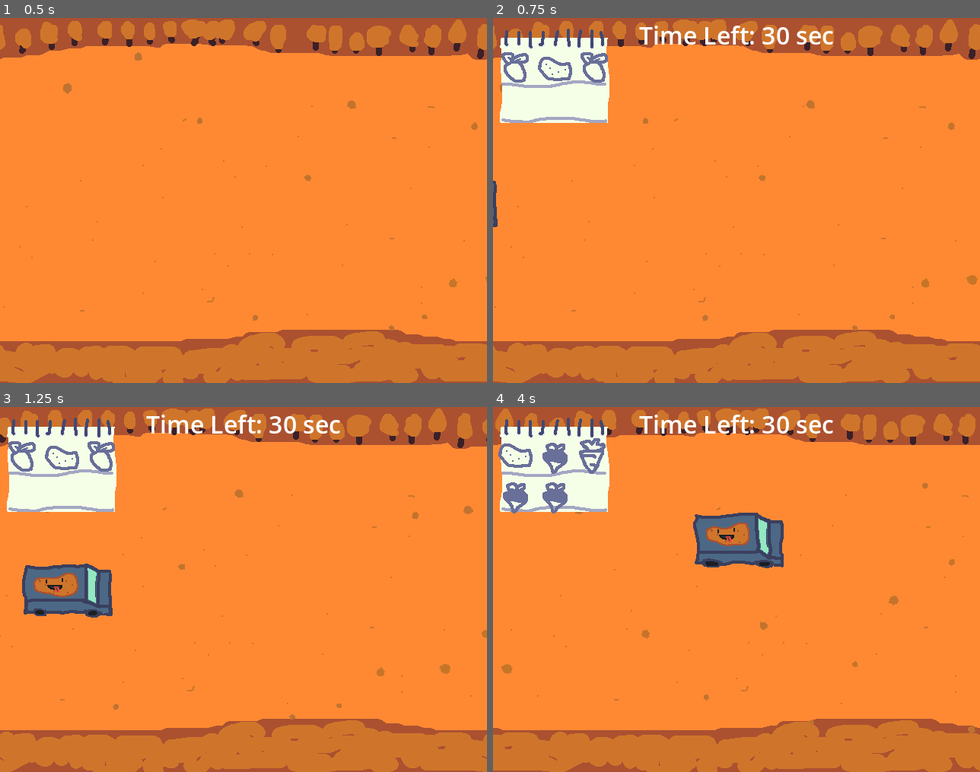
Above: before the commit, frames 1-4 (two rows, left to right).
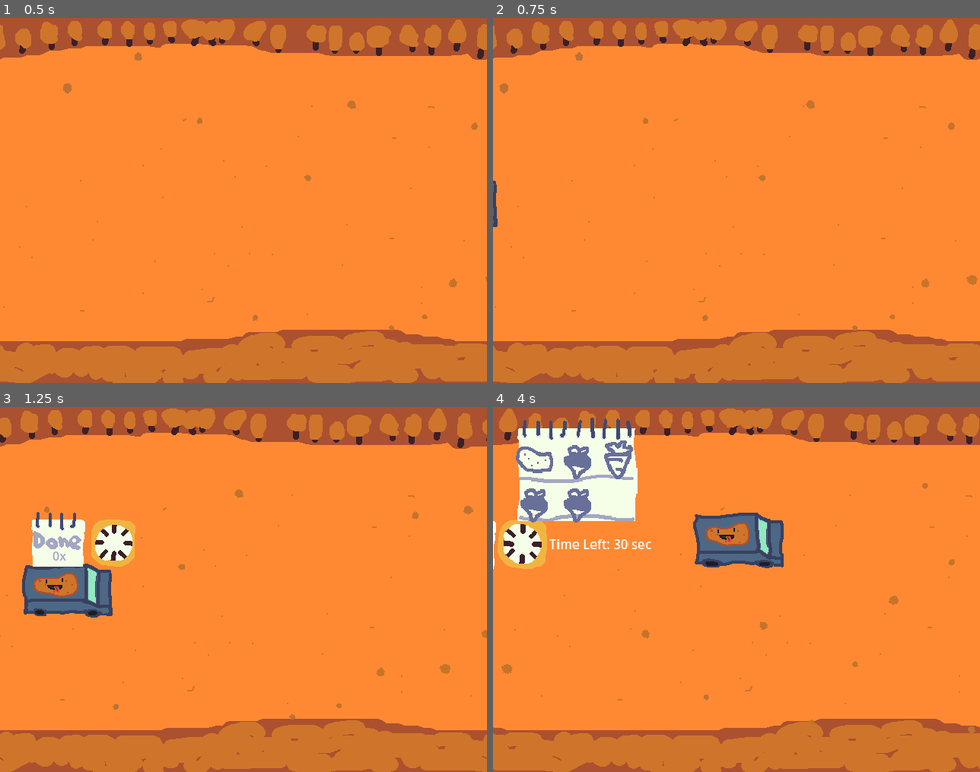
Above: after the commit, the same moments.

Repository: MatricsCode/Cozy-Fall-Jam
Game: Godot game, scene res://Scenes/Main/Main.tscn
Two runs of this game, one before a commit and one after it. Both use one fixed random seed, a clock stepped at 60 frames per second and the inputs below.
Inputs (mouse positions are in pixels of both pictures, inside the frame that each line leads up to):
- Up to frame 1 (0.5 s): no input
- Up to frame 2 (0.75 s): click (814, 185) at 0.5 s
- Up to frame 3 (1.25 s): no input
- Up to frame 4 (4 s): move the mouse to (843, 571) at 1.27 s; hold Right (Right) 1.28-2.03 s; move the mouse to (639, 607) at 2.02 s; hold Down (Down) 2.03-2.78 s; move the mouse to (785, 509) at 2.77 s; hold Right (Right) 2.78-3.5 s; click (653, 450) at 3.5 s

Frame 1 is identical in both runs. In frame 2, 6.0% of the frame differs, in the area x 1-70%, y 2-29%; in frame 3, 8.4%; in frame 4, 9.9%, in the area x 0-100%, y 0-100%.
Error before the commit: Attempt to call function '_spawn_in' in base 'null instance' on a null instance. (res://Code/UI/ending_menu.gd:18)

Commit message:
Adding Clock
Clcok rotation funny glitch

Diff:
--- /dev/null
+++ b/Code/UI/clock2.0.gd
@@ -0,0 +1,63 @@
+extends Control
+
+@onready var clock_body = $ClockBody
+@onready var clock_handle = $ClockHandle
+@onready var time_label = $Label
+@onready var timer = $Timer
+
+var time_left = 0
+var time_playing = 0
+
+var saftey_position : Vector2
+
+func _on_timer_timeout():
+	time_left -= 1
+	clock_handle.rotation_degrees += 45
+
+func _ready():
+	GlobalScript.start.connect(_start)
+	GlobalScript.lost.connect(_stop)
+	GlobalScript.stop.connect(_stop)
+
+	GlobalScript.new_recipe.connect(_more_time)
+
+	saftey_position = position
+	position.x -= 500
+
+func _start():
+	visible = true
+	var starter = get_tree().create_tween()
+
+	starter.set_parallel(true)
+
+	starter.tween_property(self, "position", saftey_position, 1).set_ease(Tween.EASE_IN_OUT).set_trans(Tween.TRANS_BACK)
+	starter.tween_property(self, "scale", Vector2(1,1), 1.3).set_ease(Tween.EASE_IN_OUT).set_trans(Tween.TRANS_BACK)
+
+	await starter.finished
+
+	time_left = 30
+	time_label.text = str("Time Left: ", time_left, " sec")
+	timer.start()
+func _stop():
+	var stopper = get_tree().create_tween()
+
+	stopper.set_parallel(true)
+
+	stopper.tween_property(self, "position", Vector2(saftey_position.x - 500, saftey_position.y), 1).set_ease(Tween.EASE_IN_OUT).set_trans(Tween.TRANS_BACK)
+	stopper.tween_property(self, "scale", Vector2.ZERO, 1.3).set_ease(Tween.EASE_IN_OUT).set_trans(Tween.TRANS_BACK)
+
+	await stopper.finished
+
+	time_label.text = ""
+	timer.stop()
+
+	visible = false
+func _more_time():
+	if GlobalScript.recipes_finished.size() == 0:
+		return
+
+	var multiplier = GlobalScript.recipes_finished.get(GlobalScript.recipes_finished.size()-1).size()
+	time_left += 3 * multiplier
+	time_label.text = str("Time Left: ", time_left, " sec")
+	timer.stop()
+	timer.start()
--- a/Code/UI/ending_menu.gd
+++ b/Code/UI/ending_menu.gd
@@ -15,7 +15,6 @@
 func _stoping_run():
 	visible = true
 	start._spawn_in()
-	settings._spawn_in()
 
 func _on_start_pressed():
 	GlobalScript._start_run()
--- a/Code/UI/notepad.gd
+++ b/Code/UI/notepad.gd
@@ -14,6 +14,7 @@
 
 
 var text_rects : Array
+var saftey_position : Vector2
 
 # Called when the node enters the scene tree for the first time.
 func _ready():
@@ -26,10 +27,16 @@
 
 	GlobalScript.new_recipe.connect(_label)
 
-	GlobalScript.stop.connect(_wipe)
-	GlobalScript.lost.connect(_wipe)
+	GlobalScript.start.connect(_start)
+
+	GlobalScript.stop.connect(_stop)
+	GlobalScript.lost.connect(_stop)
 
 	GlobalScript.vegtable_collected.connect(_check)
+
+	saftey_position = position
+	position.x -= 500
+
 #
 #func _move_notepad():
 	#if postition == Vector2.ZERO:
@@ -94,6 +101,25 @@
 			i.texture = new_texture
 			break
 
+func _start():
+	var starter = get_tree().create_tween()
+
+	starter.set_parallel(true)
+
+	starter.tween_property(self, "position", saftey_position, 1.3).set_ease(Tween.EASE_IN_OUT).set_trans(Tween.TRANS_BACK)
+	starter.tween_property(self, "scale", Vector2(1,1), 1.5).set_ease(Tween.EASE_IN_OUT).set_trans(Tween.TRANS_BACK)
+func _stop():
+	_wipe()
+	var stopper = get_tree().create_tween()
+
+	stopper.set_parallel(true)
+
+	stopper.tween_property(self, "position", Vector2(saftey_position.x - 500, saftey_position.y), 1.3).set_ease(Tween.EASE_IN_OUT).set_trans(Tween.TRANS_BACK)
+	stopper.tween_property(self, "scale", Vector2.ZERO, 1.5).set_ease(Tween.EASE_IN_OUT).set_trans(Tween.TRANS_BACK)
+
+	await stopper.finished
+
+	visible = false
 
 func _on_mouse_entered():
 	var excited = get_tree().create_tween()
--- /dev/null
+++ b/Code/UI/recipes done.gd
@@ -0,0 +1,44 @@
+extends TextureRect
+
+@onready var label = $Label
+
+var counter = -1
+
+var saftey_position : Vector2
+
+# Called when the node enters the scene tree for the first time.
+func _ready():
+	GlobalScript.start.connect(_start)
+	GlobalScript.lost.connect(_stop)
+	GlobalScript.stop.connect(_stop)
+
+	GlobalScript.new_recipe.connect(_increase_number)
+
+	saftey_position = position
+	position.x -= 500
+
+func _increase_number():
+	counter += 1
+	label.text = str(counter, "x")
+
+func _start():
+	visible = true
+	var starter = get_tree().create_tween()
+
+	starter.set_parallel(true)
+
+	starter.tween_property(self, "position", saftey_position, 1).set_ease(Tween.EASE_IN_OUT).set_trans(Tween.TRANS_BACK)
+	starter.tween_property(self, "scale", Vector2(1,1), 1.3).set_ease(Tween.EASE_IN_OUT).set_trans(Tween.TRANS_BACK)
+
+func _stop():
+	var stopper = get_tree().create_tween()
+
+	stopper.set_parallel(true)
+
+	stopper.tween_property(self, "position", Vector2(saftey_position.x - 500, saftey_position.y), 1).set_ease(Tween.EASE_IN_OUT).set_trans(Tween.TRANS_BACK)
+	stopper.tween_property(self, "scale", Vector2.ZERO, 1.3).set_ease(Tween.EASE_IN_OUT).set_trans(Tween.TRANS_BACK)
+
+	await stopper.finished
+
+	visible = false
+	counter = -1
--- a/Scenes/UI/clock.tscn
+++ b/Scenes/UI/clock.tscn
@@ -1,6 +1,8 @@
-[gd_scene load_steps=2 format=3 uid="uid://ddla4galxokjj"]
+[gd_scene load_steps=4 format=3 uid="uid://ddla4galxokjj"]
 
-[ext_resource type="Script" uid="uid://241hmfr4m72l" path="res://Code/UI/clock.gd" id="1_mifb0"]
+[ext_resource type="Script" uid="uid://dwwl088ce1uoq" path="res://Code/UI/clock2.0.gd" id="1_tdhdu"]
+[ext_resource type="Texture2D" uid="uid://pe61ro4ki4lx" path="res://Art/UI/Clock.png" id="2_tdhdu"]
+[ext_resource type="Texture2D" uid="uid://degtnuhs2cgf5" path="res://Art/UI/Handle.png" id="3_gqnqq"]
 
 [node name="Clock" type="Control"]
 layout_mode = 3
@@ -9,16 +11,28 @@
 anchor_bottom = 1.0
 grow_horizontal = 2
 grow_vertical = 2
-script = ExtResource("1_mifb0")
+script = ExtResource("1_tdhdu")
+
+[node name="Timer" type="Timer" parent="."]
+
+[node name="ClockBody" type="TextureRect" parent="."]
+layout_mode = 1
+offset_right = 64.0
+offset_bottom = 64.0
+texture = ExtResource("2_tdhdu")
+
+[node name="ClockHandle" type="TextureRect" parent="."]
+layout_mode = 1
+offset_right = 64.0
+offset_bottom = 64.0
+pivot_offset = Vector2(32, 32)
+texture = ExtResource("3_gqnqq")
 
 [node name="Label" type="Label" parent="."]
 layout_mode = 0
-offset_right = 640.0
-offset_bottom = 23.0
-grow_horizontal = 2
-theme_override_font_sizes/font_size = 32
-horizontal_alignment = 1
-
-[node name="Timer" type="Timer" parent="."]
+offset_left = 65.0
+offset_top = 21.0
+offset_right = 105.0
+offset_bottom = 44.0
 
 [connection signal="timeout" from="Timer" to="." method="_on_timer_timeout"]
--- a/Scenes/UI/main.tscn
+++ b/Scenes/UI/main.tscn
@@ -13,6 +13,8 @@
 [ext_resource type="Texture2D" uid="uid://c0t45xwcodh50" path="res://Art/UI/Start.png" id="11_smf5i"]
 [ext_resource type="Texture2D" uid="uid://b7tmik38td038" path="res://Art/UI/How to play.png" id="12_smf5i"]
 [ext_resource type="PackedScene" uid="uid://bwki80rl1c3b1" path="res://Scenes/UI/how_to_play.tscn" id="13_cfy4c"]
+[ext_resource type="Texture2D" uid="uid://b8f0y8xxk6l1m" path="res://Art/Veggies/notebooksmoll.png" id="14_e2wfg"]
+[ext_resource type="Script" uid="uid://dpekmj8u1klj5" path="res://Code/UI/recipes done.gd" id="15_tdsbn"]
 
 [sub_resource type="Curve" id="Curve_4jq3l"]
 _limits = [0.0, 2.0, 0.0, 1.0]
@@ -71,6 +73,10 @@
 
 [node name="Clock" parent="." instance=ExtResource("7_tvx3w")]
 layout_mode = 1
+offset_left = 85.0
+offset_top = 146.0
+offset_right = 85.0
+offset_bottom = 146.0
 
 [node name="EndingUI" type="Control" parent="."]
 visible = false
@@ -134,7 +140,6 @@
 script = ExtResource("6_o0om2")
 
 [node name="NotePad" type="TextureRect" parent="."]
-visible = false
 layout_mode = 0
 offset_left = 9.0
 offset_top = 10.0
@@ -245,6 +250,30 @@
 icon = ExtResource("12_smf5i")
 flat = true
 
+[node name="TextureRect" type="TextureRect" parent="."]
+layout_mode = 0
+offset_left = 9.0
+offset_top = 138.0
+offset_right = 80.0
+offset_bottom = 210.0
+texture = ExtResource("14_e2wfg")
+script = ExtResource("15_tdsbn")
+
+[node name="Label" type="Label" parent="TextureRect"]
+layout_mode = 1
+anchors_preset = 7
+anchor_left = 0.5
+anchor_top = 1.0
+anchor_right = 0.5
+anchor_bottom = 1.0
+offset_left = -18.5
+offset_top = -26.0
+offset_right = 21.5
+grow_horizontal = 2
+grow_vertical = 0
+theme_override_colors/font_color = Color(0.6392157, 0.654902, 0.7607843, 1)
+horizontal_alignment = 1
+
 [connection signal="pressed" from="EndingUI/Main/Control/VBoxContainer2/Start" to="EndingUI" method="_on_start_pressed"]
 [connection signal="mouse_entered" from="NotePad" to="NotePad" method="_on_mouse_entered"]
 [connection signal="mouse_exited" from="NotePad" to="NotePad" method="_on_mouse_exited"]
Binary file added: Art/The Palate.aseprite
Binary file added: Art/UI/Clock.aseprite
Binary file added: Art/UI/Clock.png
Not shown, added: Art/UI/Clock.png.import
Binary file added: Art/UI/Handle.png
Not shown, added: Art/UI/Handle.png.import
Binary file added: Art/Veggies/notebooksmoll.aseprite
Binary file added: Art/Veggies/notebooksmoll.png
Not shown, added: Art/Veggies/notebooksmoll.png.import
Not shown, added: Code/UI/clock2.0.gd.uid
Not shown, added: Code/UI/recipes done.gd.uid
Not shown: 1 places in Scenes/UI/main.tscn that only renumber resources
